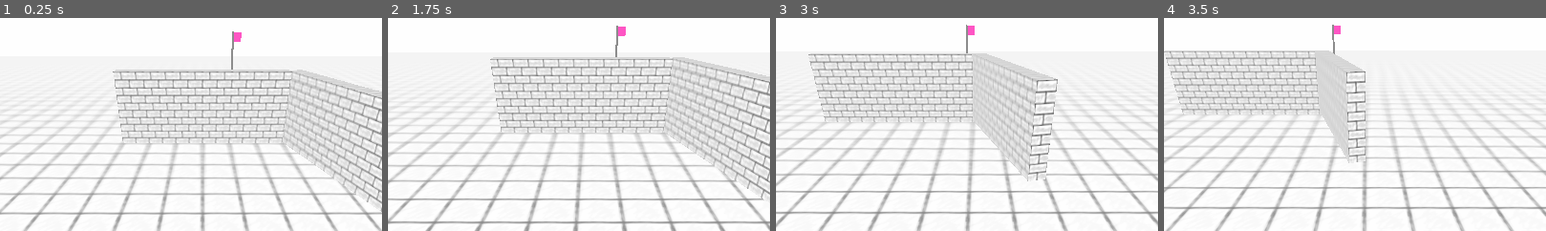
Above: before the commit, frames 1-4 (left to right).
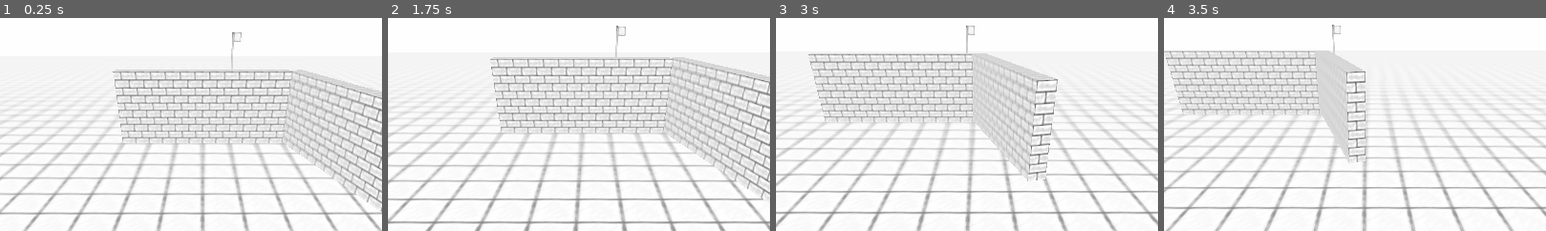
Above: after the commit, the same moments.

Repository: toimisto/rollballgenesis
Game: Godot game, scene res://scenes/Main.tscn
Same seed, same stepped clock (60 frames per second), same inputs: the game is played once before the commit and once after it.
Inputs (mouse positions are % of the whole screen's width and height, from its top left):
- Up to frame 1 (0.25 s): no input
- Up to frame 2 (1.75 s): click (50, 92) at 0.52 s; type "12" at 0.6 s; hold Right (ui_right) from 1.28 s (still down)
- Up to frame 3 (3 s): release Right (ui_right) at 2.03 s; hold Down (ui_down) 2.03-2.78 s; hold Right (ui_right) from 2.78 s (still down)
- Up to frame 4 (3.5 s): keep holding Right (ui_right)
The pictures show only the part of the screen within x 24-74%, y 0-50%; the shares and areas given below are measured in that part.

The runs differ from the first frame. In frame 1, 0.2% of the frame differs, in the area x 60-64%, y 6-25%; in frame 2, 0.2%; in frame 3, 0.1%; in frame 4, 0.1%.

Commit message:
coloring

Diff:
--- a/scenes/Goal.tscn
+++ b/scenes/Goal.tscn
@@ -1,26 +1,61 @@
-[gd_scene load_steps=7 format=2]
+[gd_scene load_steps=14 format=2]
 
 [ext_resource path="res://scripts/Goal.gd" type="Script" id=1]
+[ext_resource path="res://assets/textures/box.png" type="Texture" id=2]
 
+[sub_resource type="SpatialMaterial" id=1]
+albedo_texture = ExtResource( 2 )
+uv1_scale = Vector3( 1, 0.25, 1 )
+uv1_offset = Vector3( 0, 0.5, 0 )
+uv1_triplanar = true
 
-
-[sub_resource type="SpatialMaterial" id=2]
-albedo_color = Color( 0.537255, 0.537255, 0.537255, 1 )
-
-[sub_resource type="CylinderMesh" id=3]
-material = SubResource( 2 )
+[sub_resource type="CylinderMesh" id=2]
+material = SubResource( 1 )
 top_radius = 0.1
 bottom_radius = 0.1
 height = 4.0
 
-[sub_resource type="CubeMesh" id=4]
+[sub_resource type="SpatialMaterial" id=9]
+albedo_texture = ExtResource( 2 )
+uv1_scale = Vector3( 1.41, 1.23, 1.13 )
+uv1_offset = Vector3( -0.13, 0.5, 0 )
+uv1_triplanar = true
+
+[sub_resource type="CubeMesh" id=10]
+material = SubResource( 9 )
 size = Vector3( 0.2, 0.8, 0.01 )
 
-[sub_resource type="SpatialMaterial" id=5]
-albedo_color = Color( 1, 0.305882, 0.760784, 1 )
+[sub_resource type="SpatialMaterial" id=11]
+albedo_texture = ExtResource( 2 )
+uv1_scale = Vector3( 0.73, 1.23, 1.13 )
+uv1_offset = Vector3( 0.67, 0.5, 0 )
+uv1_triplanar = true
 
-[sub_resource type="Animation" id=1]
-resource_name = "wave"
+[sub_resource type="CubeMesh" id=12]
+material = SubResource( 11 )
+size = Vector3( 0.2, 0.8, 0.01 )
+
+[sub_resource type="SpatialMaterial" id=13]
+albedo_texture = ExtResource( 2 )
+uv1_scale = Vector3( 1.4, 1.23, 1.13 )
+uv1_offset = Vector3( 0.45, 0.5, 0 )
+uv1_triplanar = true
+
+[sub_resource type="CubeMesh" id=14]
+material = SubResource( 13 )
+size = Vector3( 0.2, 0.8, 0.01 )
+
+[sub_resource type="SpatialMaterial" id=15]
+albedo_texture = ExtResource( 2 )
+uv1_scale = Vector3( 1.78, 1.23, 1.13 )
+uv1_offset = Vector3( 0.14, 0.5, 0 )
+uv1_triplanar = true
+
+[sub_resource type="CubeMesh" id=16]
+material = SubResource( 15 )
+size = Vector3( 0.2, 0.8, 0.01 )
+
+[sub_resource type="Animation" id=8]
 length = 2.0
 loop = true
 tracks/0/type = "value"
@@ -125,32 +160,32 @@
 script = ExtResource( 1 )
 
 [node name="MeshInstance" type="MeshInstance" parent="."]
-transform = Transform( 1, 0, 0, 0, 1, 0, 0, 0, 1, 0, 2.00971, 0 )
-mesh = SubResource( 3 )
+transform = Transform( 0.822237, 0, 0.569146, 0, 1, 0, -0.569146, 0, 0.822237, 0, 2.00971, 0 )
+mesh = SubResource( 2 )
 material/0 = null
 
 [node name="Flag4" type="MeshInstance" parent="."]
 transform = Transform( 0.999676, 0, -0.0254305, 0, 1, 0, 0.0254305, 0, 0.999676, 0.732746, 3.53497, 0.044044 )
-mesh = SubResource( 4 )
-material/0 = SubResource( 5 )
+mesh = SubResource( 10 )
+material/0 = null
 
 [node name="Flag3" type="MeshInstance" parent="."]
 transform = Transform( 0.99766, 0, -0.0683817, 0, 1, 0, 0.0683817, 0, 0.99766, 0.540678, 3.53497, 0.0379167 )
-mesh = SubResource( 4 )
-material/0 = SubResource( 5 )
+mesh = SubResource( 12 )
+material/0 = null
 
 [node name="Flag2" type="MeshInstance" parent="."]
-transform = Transform( 0.999474, 0, -0.0324564, 0, 1, 0, 0.0324564, 0, 0.999474, 0.359847, 3.53497, 0.0297619 )
-mesh = SubResource( 4 )
-material/0 = SubResource( 5 )
+transform = Transform( 0.999474, 0, -0.0324565, 0, 1, 0, 0.0324565, 0, 0.999474, 0.359847, 3.53497, 0.0297619 )
+mesh = SubResource( 14 )
+material/0 = null
 
 [node name="Flag1" type="MeshInstance" parent="."]
 transform = Transform( 0.981179, 0, -0.1931, 0, 1, 0, 0.1931, 0, 0.981179, 0.175812, 3.53497, 0.0122366 )
-mesh = SubResource( 4 )
-material/0 = SubResource( 5 )
+mesh = SubResource( 16 )
+material/0 = null
 
 [node name="AnimationPlayer" type="AnimationPlayer" parent="."]
-anims/wave = SubResource( 1 )
+anims/wave = SubResource( 8 )
 
 [node name="Timer" type="Timer" parent="."]
 autostart = true
--- a/scenes/Heart.tscn
+++ b/scenes/Heart.tscn
@@ -1,9 +1,11 @@
-[gd_scene load_steps=4 format=2]
+[gd_scene load_steps=5 format=2]
+
+[ext_resource path="res://assets/textures/heart.png" type="Texture" id=1]
 
 [sub_resource type="CapsuleMesh" id=1]
 
 [sub_resource type="SpatialMaterial" id=2]
-albedo_color = Color( 1, 0, 0, 1 )
+albedo_texture = ExtResource( 1 )
 
 [sub_resource type="Animation" id=3]
 resource_name = "rotate"
@@ -38,12 +40,12 @@
 transform = Transform( -0.974898, 0, 0.222654, 0, 1, 0, -0.222654, 0, -0.974898, 0, 0, 0.0251186 )
 
 [node name="MeshInstance" type="MeshInstance" parent="."]
-transform = Transform( 1, 0, 0, 0, 0.642788, 0.766044, 0, -0.766044, 0.642788, 0, 0, 0.305262 )
+transform = Transform( 1, -1.49012e-08, 0, 0, 0.642788, 0.766044, -2.98023e-08, -0.766044, 0.642788, 1.44355e-08, 0, 0.305262 )
 mesh = SubResource( 1 )
 material/0 = SubResource( 2 )
 
 [node name="MeshInstance2" type="MeshInstance" parent="."]
-transform = Transform( 1, 0, 0, 0, 0.642788, -0.766044, 0, 0.766044, 0.642788, 0, 0, -0.338805 )
+transform = Transform( 1, 1.49012e-08, 0, 0, 0.642788, -0.766044, -2.98023e-08, 0.766044, 0.642788, -1.16415e-08, 0, -0.338805 )
 mesh = SubResource( 1 )
 material/0 = SubResource( 2 )
 
--- a/scripts/Level.gd
+++ b/scripts/Level.gd
@@ -5,6 +5,7 @@
 
 # Called when the node enters the scene tree for the first time.
 func _ready():
+
     pass
 
 # Called every frame. 'delta' is the elapsed time since the previous frame.
@@ -26,5 +27,29 @@
     else:
         add_child(SAFESPACE[object])
 
+func toggle_color(color):
+    if color:
+        $Floor/MeshInstance.mesh.surface_get_material(0).albedo_color = Color(0,0.8,0,1)
+        $Walls/wall/MeshInstance.mesh.surface_get_material(0).albedo_color = Color(0.7,0,0,1)
+        $Box/MeshInstance.mesh.surface_get_material(0).albedo_color = Color(0.67,0.54,0.18,1)
+        $Shinji/MeshInstance.mesh.surface_get_material(0).albedo_color = Color(.5,0,1,1)
+        $Goal/Flag1.mesh.surface_get_material(0).albedo_color = Color(1,0,1,1)
+        $Goal/Flag2.mesh.surface_get_material(0).albedo_color = Color(1,0,1,1)
+        $Goal/Flag3.mesh.surface_get_material(0).albedo_color = Color(1,0,1,1)
+        $Goal/Flag4.mesh.surface_get_material(0).albedo_color = Color(1,0,1,1)
+        $Goal/MeshInstance.mesh.surface_get_material(0).albedo_color = Color(.2,.2,.2,1)
+        $WorldEnvironment.environment.background_color = Color(.6,.6,1,1)
+    else:
+        $Floor/MeshInstance.mesh.surface_get_material(0).albedo_color = Color(1,1,1,1)
+        $Walls/wall/MeshInstance.mesh.surface_get_material(0).albedo_color = Color(1,1,1,1)
+        $Box/MeshInstance.mesh.surface_get_material(0).albedo_color = Color(1,1,1,1)
+        $Shinji/MeshInstance.mesh.surface_get_material(0).albedo_color = Color(1,1,1,1)
+        $Goal/Flag1.mesh.surface_get_material(0).albedo_color = Color(1,1,1,1)
+        $Goal/Flag2.mesh.surface_get_material(0).albedo_color = Color(1,1,1,1)
+        $Goal/Flag3.mesh.surface_get_material(0).albedo_color = Color(1,1,1,1)
+        $Goal/Flag4.mesh.surface_get_material(0).albedo_color = Color(1,1,1,1)
+        $Goal/MeshInstance.mesh.surface_get_material(0).albedo_color = Color(1,1,1,1)
+        $WorldEnvironment.environment.background_color = Color(1,1,1,1)
+
 func toggle_gravity(gravity):
     $Shinji.set_gravity_scale(gravity)
--- a/scripts/Main.gd
+++ b/scripts/Main.gd
@@ -5,7 +5,8 @@
     ground = false,
     gravity = false,
     dimension = 2,
-    goal = false
+    goal = false,
+    color = false
    }
 var help = 0
 var rng = RandomNumberGenerator.new()
@@ -34,6 +35,18 @@
         "help":
             $Control.output(get_help())
             help += 1
+
+        "color":
+            help = 0
+            if s["color"]:
+                $Control.output("I agree, that was bit too much.")
+                s["color"] = false
+                $Level.toggle_color(false)
+            else:
+                $Control.output("Wow. Such [color=#FF5500]color[/color]s.")
+                s["color"] = true
+                $Level.toggle_color(true)
+
         "ground":
             help = 0
             if s["ground"]:
Binary file added: assets/textures/heart.png
Not shown, added: assets/textures/heart.png.import
Not shown: 2 places in scenes/Shinji.tscn that only renumber resources
